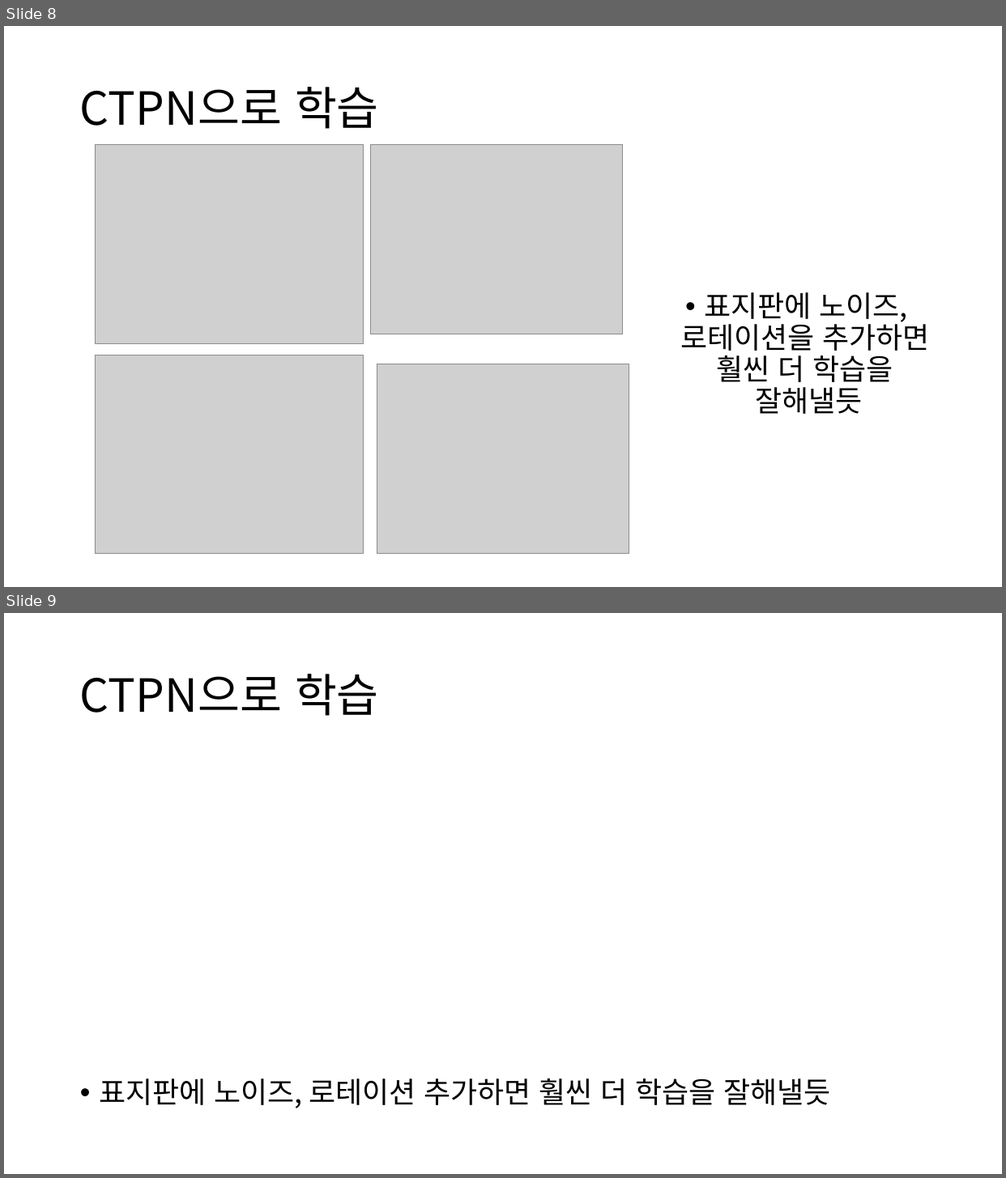
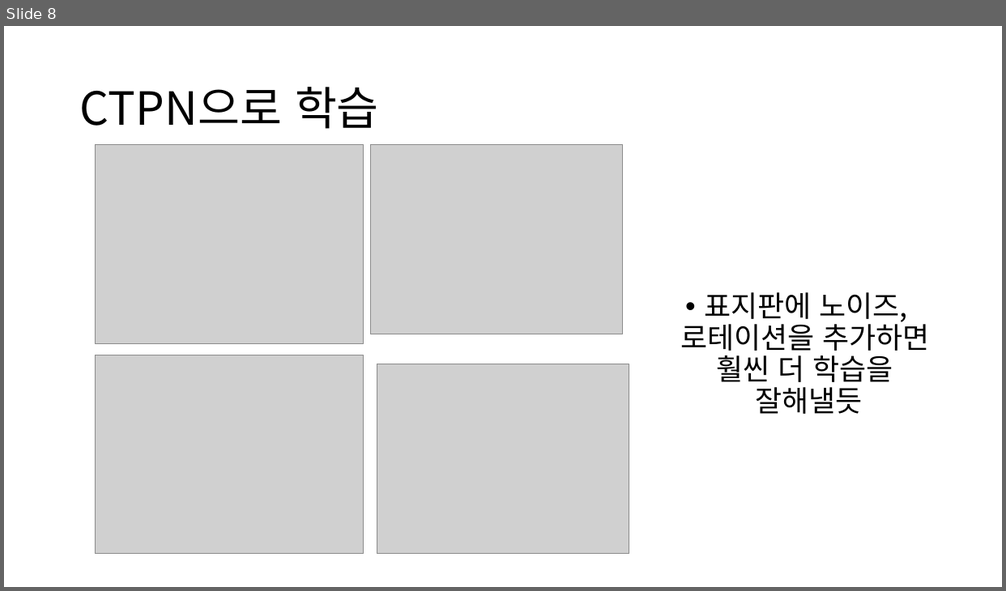
Before and after one commit to GreenGarnets/seminarPPTs, a slide deck: Road Sign Generator3.pptx. Shown one above the other, each under a label of ours: slides 8 and 9 before the commit, slide 8 after it. The pictures are 1006x1178 and 1006x591 pixels, drawn with LibreOffice and Linux fonts; fonts in the diff are those of the drawing; grey boxes stand for pictures. Boxes give left, top, right and bottom in pixels: in the first picture for what was removed or moved away, otherwise in the second. Text is boxed around its words. In the diff, an @@ line names an element or a change of style, - is before the commit and + after.

```diff
--- a/Road Sign Generator3.pptx
+++ b/Road Sign Generator3.pptx
@@ slide 9 removed at (4, 613, 1002, 1174), background #FFFFFF @@
@@ title removed at (80, 674, 379, 716) @@
-CTPN으로 학습
@@ text removed at (99, 1079, 830, 1109) @@
-• 표지판에 노이즈, 로테이션 추가하면 훨씬 더 학습을 잘해낼듯
```
Also in this commit, not shown: 1 other slide removed, 2 other files.
